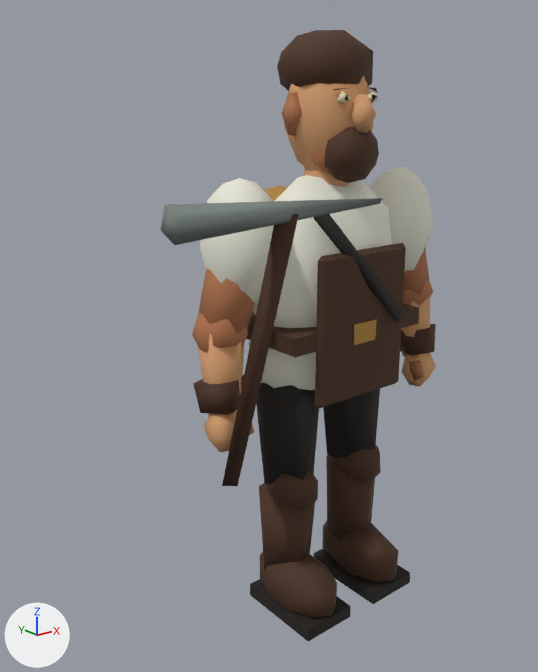
What one commit did to the glTF model public/assets/miner_lod.glb.
Rendered twice from a camera (50 mm lens) standing at (-1.597, -1.71, 1.672) and looking at (-0.18, 0.061, 0.963). Every picture has the same lights, and +X, +Y and +Z are marked at lower left. The first picture is the older version. Vertices at exactly the same position are counted once.

In view in the first picture: 'Miner painted model'.
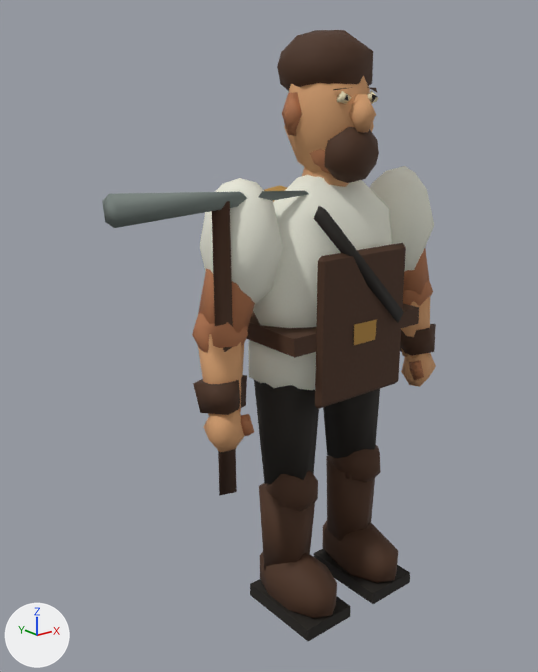
The edits, one by one:
me_sphere is used by ob_miner_painted_model.
me_sphere had 737 vertices, 1280 faces and spanned x -0.76..0.5, y -0.36..0.38, z 0.01..1.87.
me_sphere now has 737 vertices, 1280 faces and spans x -0.76..0.5, y -0.23..0.38, z 0.01..1.87.
me_sphere part 1: the loose piece of 6 vertices spanning x -0.76..-0.1, y -0.36..-0.28, z 1.38..1.46 is deleted.
Part 2, on me_sphere:
7 vertices are removed from x -0.1..0.1, y -0.02..0.14, z 0.97..1.56.
28 faces are deleted.
13 vertices are added at x -0.76..0.05, y -0.09..0.13, z 0.95..1.56.
36 new faces join them, mat_painted_palette (picture img_tabletop_palette).
Part 3, on me_sphere:
6 vertices are removed from x -0.46..-0.41, y -0.34..-0.04, z 0.57..1.43.
8 faces are deleted.
6 vertices are added at (-0.41, -0.03, 1.42), (-0.41, -0.06, 0.54), (-0.42, -0.02, 0.54), (-0.46, -0.05, 0.54), (-0.42, -0.07, 1.42), (-0.46, -0.04, 1.42).
8 new faces join them, mat_painted_palette (picture img_tabletop_palette).

Where the change shows, as pixel boxes (x1, y1, x2, y2) in the pictures (538 x 672 px; the box of a moved part takes in the faces that stretch with it):
'Miner painted model', reshaped (21% wider)
    before: (161, 30, 436, 641)
    after: (102, 30, 436, 641)
part 1 of me_sphere, deleted
    before: (161, 198, 382, 245)
part 2 of me_sphere, moved or reshaped (mostly hidden before)
    before: (270, 167, 331, 201)
    after: (102, 167, 331, 228)
part 3 of me_sphere, moved or reshaped
    before: (222, 214, 299, 486)
    after: (212, 201, 237, 496)
